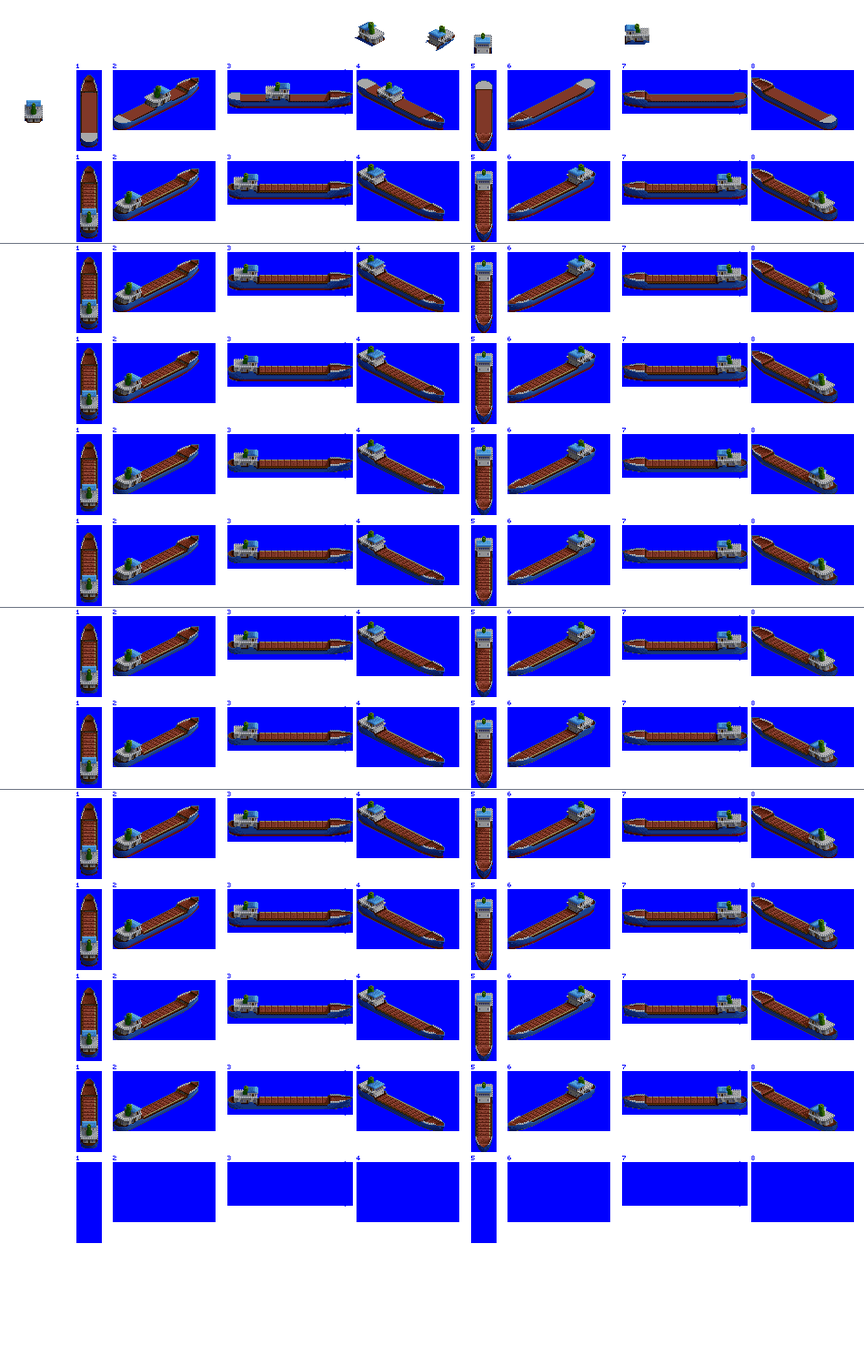
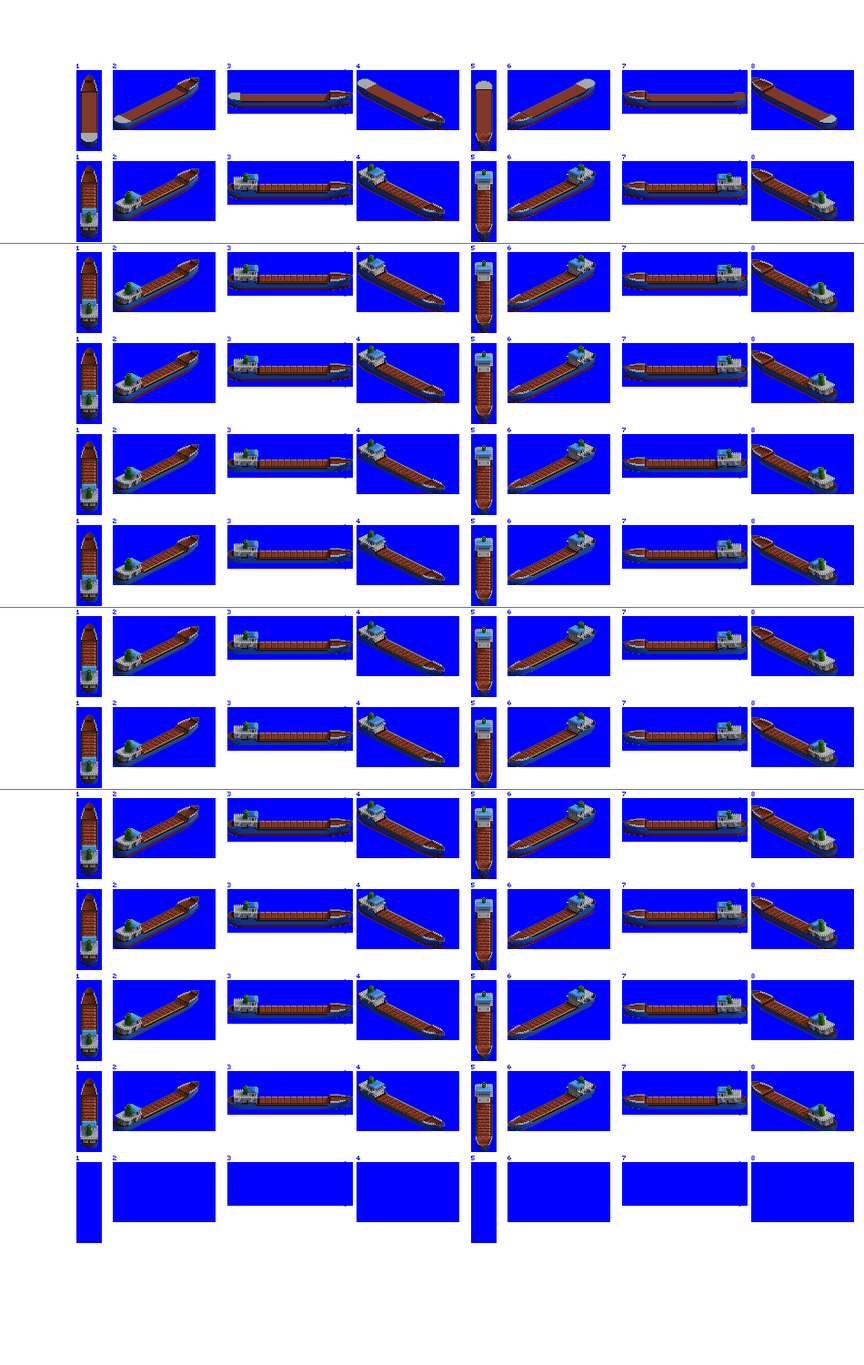
Revision of a layered (864, 1365) image; what changed, layer by layer:
hid "Layer 2" over [24, 21, 650, 123]
